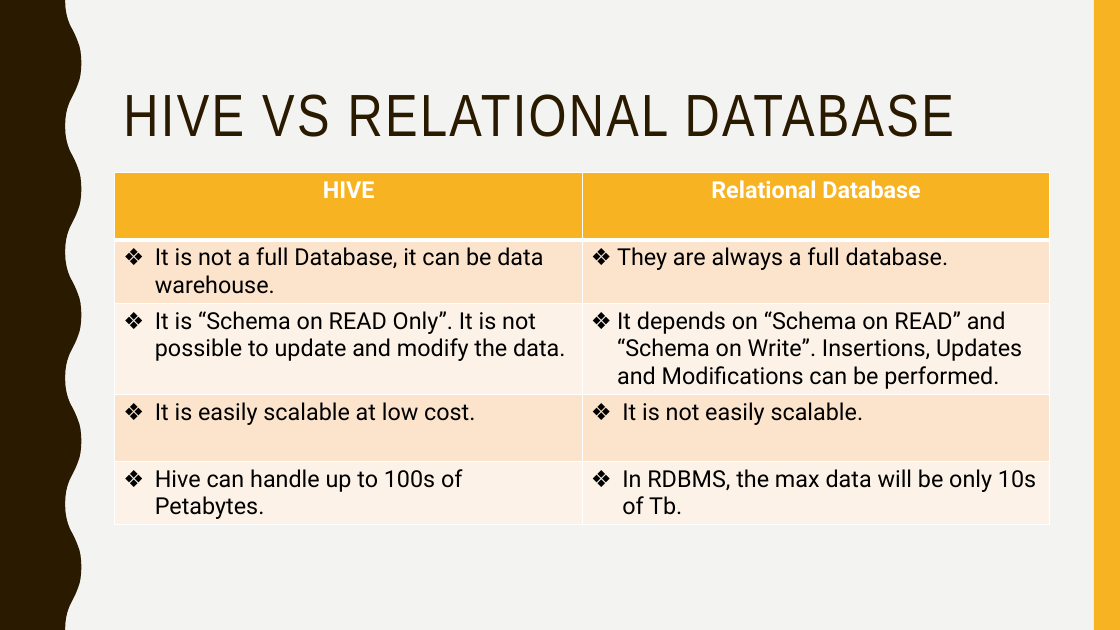
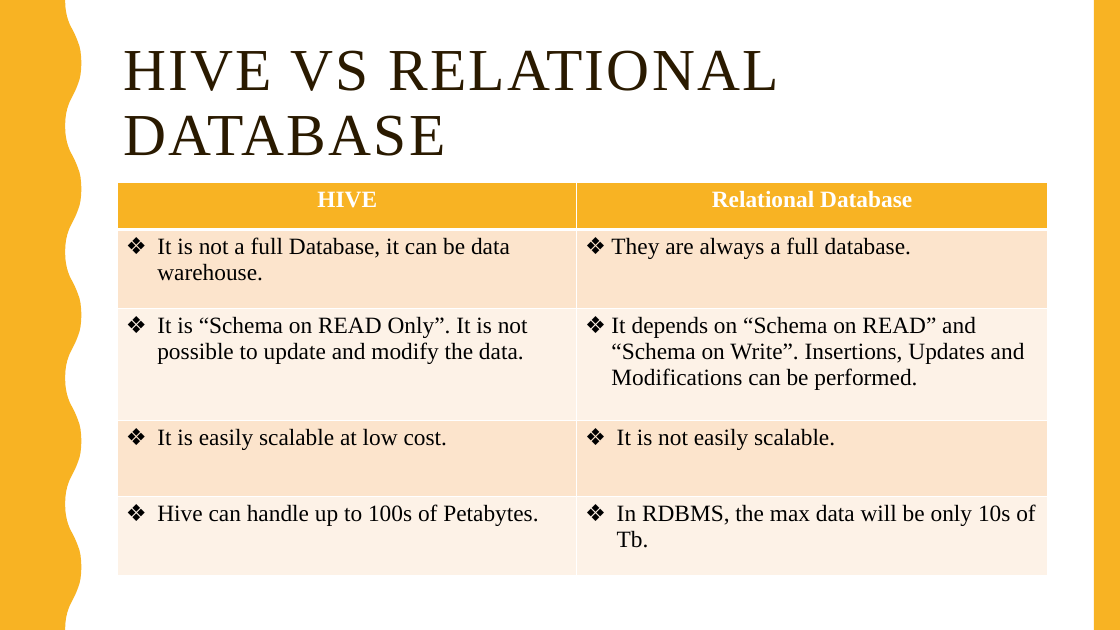
Before and after one commit to badisasairam/Hive, a slide deck: slide 26 of docs/HIVE.pptx. Drawn at 1120x630 pixels with LibreOffice and Linux fonts; fonts in the diff are those of the drawing. Boxes give left, top, right and bottom in pixels: in the first picture for what was removed or moved away, otherwise in the second. Text is boxed around its words. In the diff, an @@ line names an element or a change of style, - is before the commit and + after.

```diff
--- a/docs/HIVE.pptx
+++ b/docs/HIVE.pptx
@@ background #F3F3F2 to #FFFFFF @@
@@ rectangle added at (x1=0, y1=0, x2=1120, y2=630), fill #FFFFFF @@
@@ freeform shape added at (x1=0, y1=0, x2=82, y2=630), fill #F8B323 @@
@@ title "HIVE VS RELATIONAL DATABASE" moved from (x1=123, y1=94, x2=954, y2=137) to (x1=123, y1=50, x2=779, y2=156) @@
@@ title "HIVE VS RELATIONAL DATABASE" at (x1=123, y1=50, x2=779, y2=156): font Arial Narrow to Times New Roman; vertical alignment top to middle @@
@@ table at (x1=118, y1=183, x2=1048, y2=576) @@
@@ font Roboto to Times New Roman @@
@@ table resized from (x1=115, y1=172, x2=1051, y2=528) to (x1=118, y1=183, x2=1048, y2=576) @@
```
Also in this commit, not shown: 34 other slides changed, 1 slide added.
